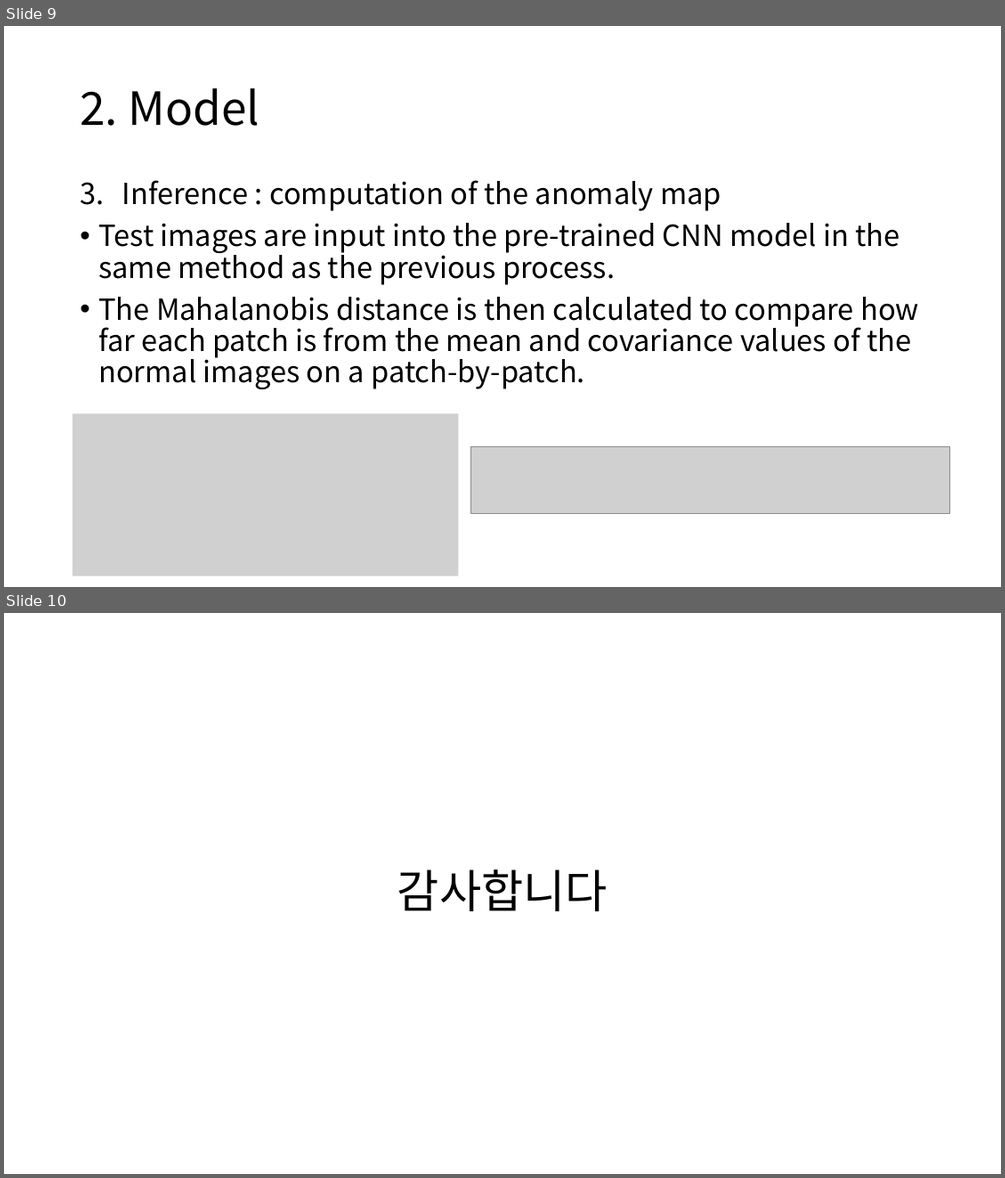
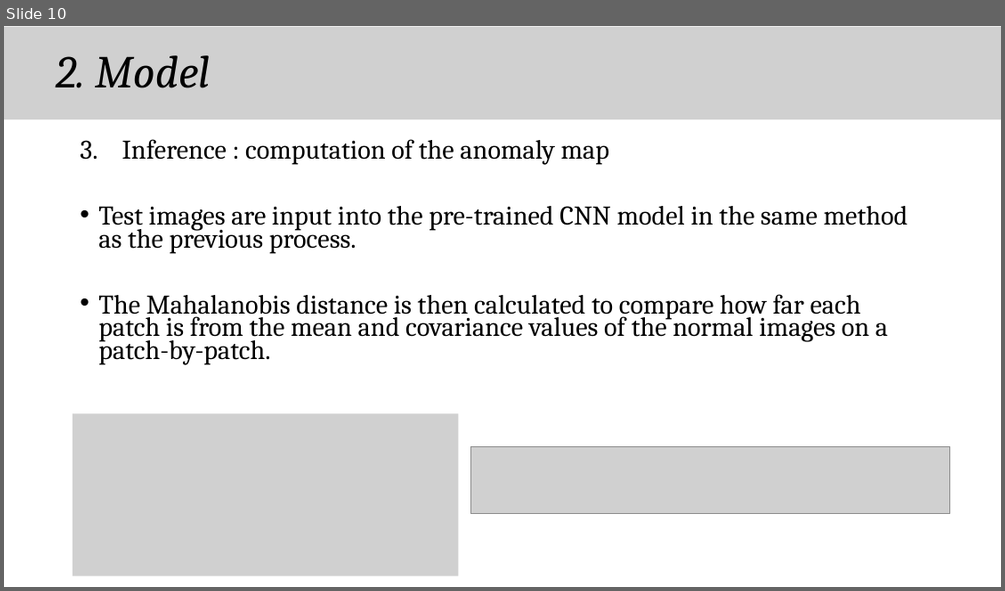
Before and after one commit to chroion/paper-review, a slide deck: Patch Distribution Modeling Framework for Anomaly Detection and Localization/Patch Distribution Modeling Framework for Anomaly Detection and Localization(eng).pptx. Shown one above the other, each under a label of ours: slides 9 and 10 before the commit, slide 10 after it. The pictures are 1005x1178 and 1005x591 pixels, drawn with LibreOffice and Linux fonts; fonts in the diff are those of the drawing; grey boxes stand for pictures. Boxes give left, top, right and bottom in pixels: in the first picture for what was removed or moved away, otherwise in the second. Text is boxed around its words. In the diff, an @@ line names an element or a change of style, - is before the commit and + after.

```diff
--- a/Patch Distribution Modeling Framework for Anomaly Detection and Localization/Patch Distribution Modeling Framework for Anomaly Detection and Localization(eng).pptx
+++ b/Patch Distribution Modeling Framework for Anomaly Detection and Localization/Patch Distribution Modeling Framework for Anomaly Detection and Localization(eng).pptx
@@ slide 10 removed at box(4, 613, 1001, 1174), background #FFFFFF @@
@@ title removed at box(397, 869, 607, 911) @@
-감사합니다
@@ what was slide 9 is now slide 10 @@
@@ slide 10 changed as well @@
@@ picture added at box(4, 27, 1001, 119) @@
@@ text "2. Model": place and size @@
-text "2. Model" at box(80, 88, 260, 126)
+text "2. Model" at box(56, 55, 210, 88)
@@ text "2. Model" at box(56, 55, 210, 88): font Noto Sans CJK KR to Cambria, italic on @@
@@ text "Inference : computation of the ...": place and size @@
-text "Inference : computation of the ..." at box(98, 180, 919, 389)
+text "Inference : computation of the ..." at box(98, 139, 908, 364)
@@ text "Inference : computation of the ..." at box(98, 139, 908, 364): size 28 to 25.9 pt, font Noto Sans CJK KR to Cambria; line spacing 0.9 to 0.7 @@
```
Also in this commit, not shown: 8 other slides changed, 3 slides added.
